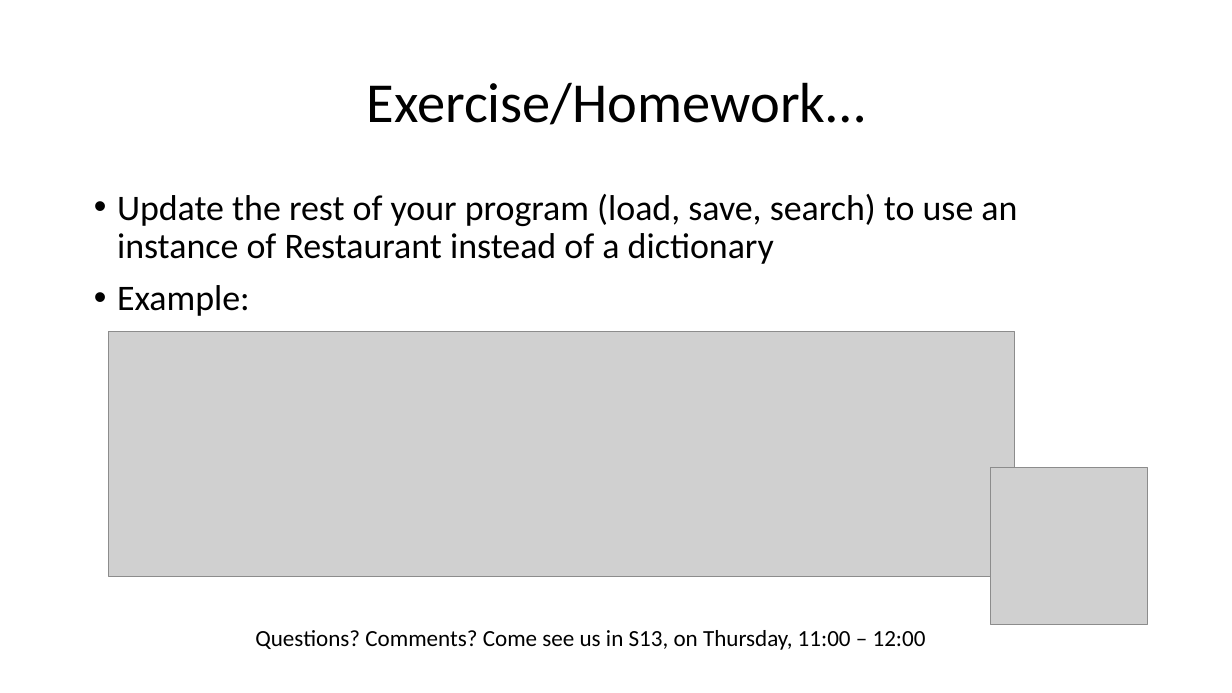
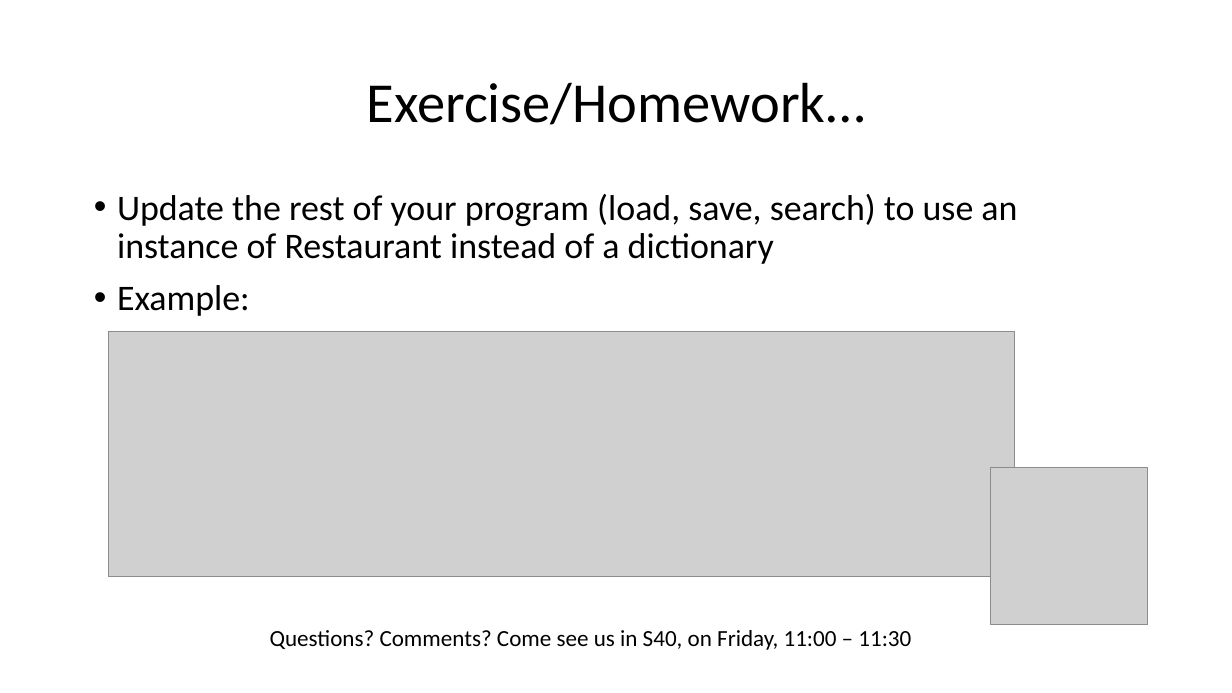
Before and after one commit to wilkotom/python_examples, a slide deck: slide 18 of Python as an additional language/Lesson 5/Session 5.pptx. Drawn at 1232x693 pixels with LibreOffice and Linux fonts; fonts in the diff are those of the drawing; grey boxes stand for pictures. Boxes give left, top, right and bottom in pixels: in the first picture for what was removed or moved away, otherwise in the second. Text is boxed around its words. In the diff, an @@ line names an element or a change of style, - is before the commit and + after.

Commit message:
Small tweaks to slides

```diff
--- a/Python as an additional language/Lesson 5/Session 5.pptx
+++ b/Python as an additional language/Lesson 5/Session 5.pptx
@@ text at bbox=[270, 630, 911, 650]: text changed @@
-Questions? Comments? Come see us in S13, on Thursday, 11:00 – 12:00
+Questions? Comments? Come see us in S40, on Friday, 11:00 – 11:30
```
Also in this commit, not shown: 1 other slide changed.
